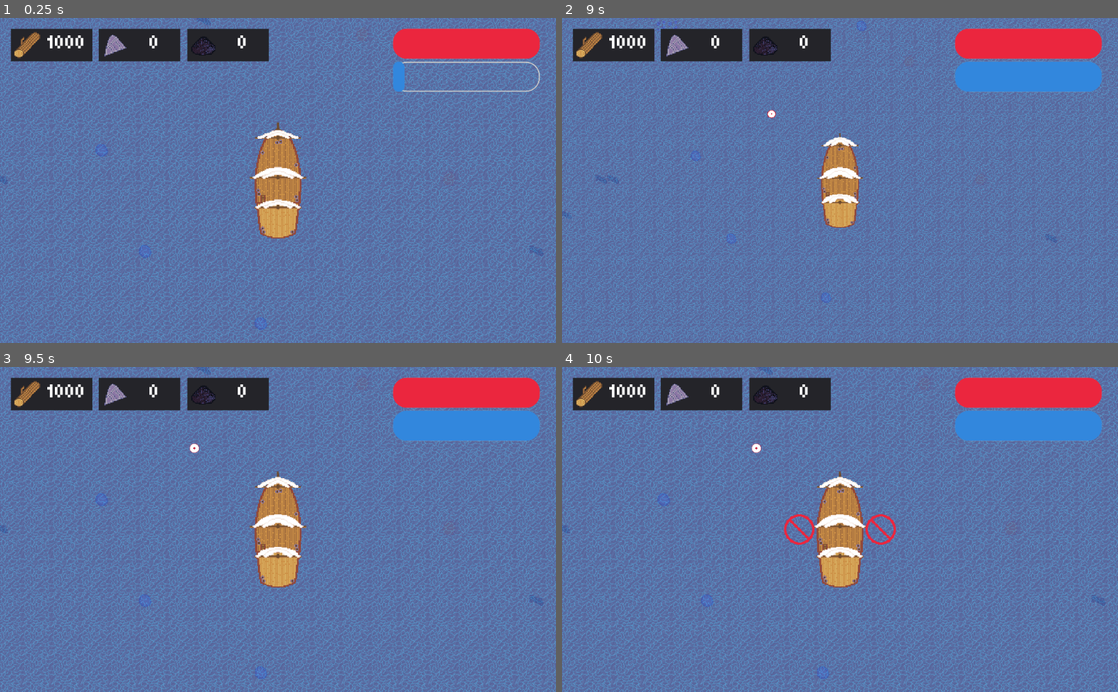
Above: before the commit, frames 1-4 (two rows, left to right).
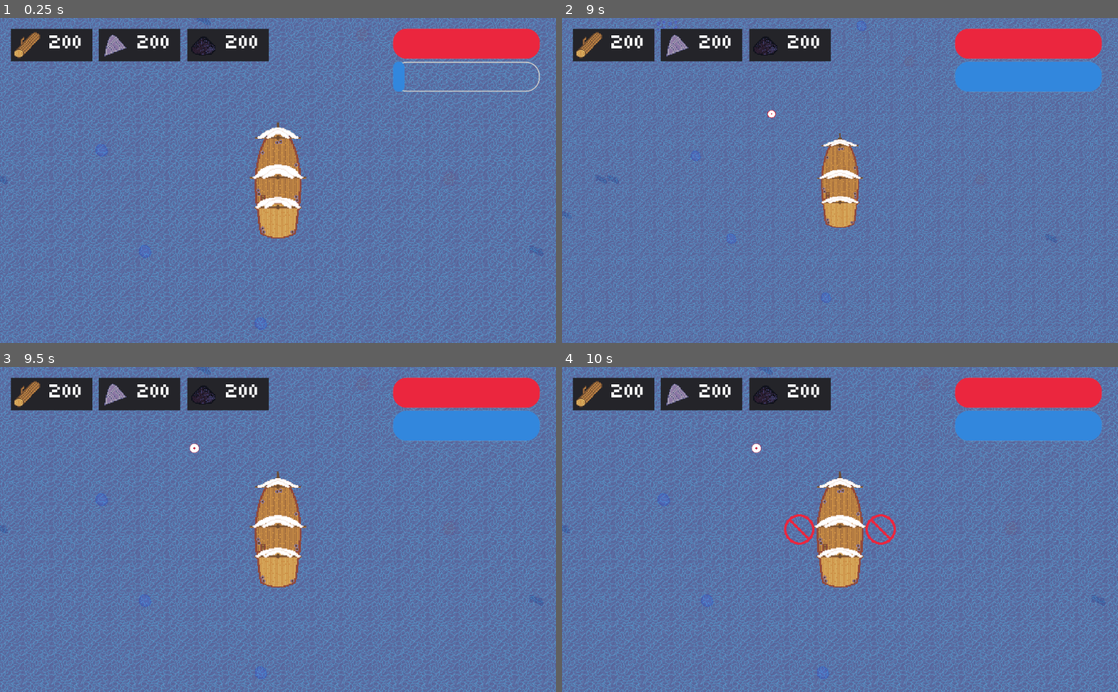
Above: after the commit, the same moments.

Repository: McLovin3/Calderia
Game: Godot game, scene res://MainScene.tscn
Two runs of this game, one before a commit and one after it. Both use one fixed random seed, a clock stepped at 60 frames per second and the inputs below.
Inputs (mouse positions are in pixels of both pictures, inside the frame that each line leads up to):
- Up to frame 1 (0.25 s): no input
- Up to frame 2 (9 s): tap Enter at 0.5, 3.5, 5 s; move the mouse to (962, 164) at 0.52 s; hold D (turn_right) 0.53-1.25 s; hold C (customize) 0.53-1.25 s; click (962, 164) at 0.67 s; tap W (up) at 0.77, 3.02, 4.52, 5.27, 6.02, 7.52, 8.27 s; click (801, 180) at 1.25 s; click (878, 180) at 2 s; tap Space at 2.75, 4.25, 5.75 s; move the mouse to (728, 196) at 2.77 s; hold D (turn_right) 2.78-3.53 s; right-click (728, 196) at 2.85 s; move the mouse to (895, 109) at 3.52 s; hold A (turn_left) 3.53-4.28 s; hold Middle mouse button (fish) 3.53-4.28 s; move the mouse to (812, 245) at 4.27 s; hold D (turn_right) 4.28-5.78 s; click (812, 245) at 4.35 s; move the mouse to (1006, 229) at 5.02 s; hold Z (zoom_out) 5.03-5.78 s; move the mouse to (673, 131) at 5.77 s; hold A (turn_left) 5.78-6.53 s; tap C (customize) at 5.85 s; move the mouse to (867, 180) at 6.52 s; hold D (turn_right) 6.53-7.28 s; right-click (867, 180) at 6.6 s; click (867, 180) at 6.67 s; move the mouse to (756, 99) at 7.27 s; hold A (turn_left) 7.28-8.78 s; tap Middle mouse button (fish) at 7.35 s; move the mouse to (962, 164) at 8.02 s; click (962, 164) at 8.1 s; move the mouse to (728, 196) at 8.77 s; hold D (turn_right) from 8.78 s (still down); tap Z (zoom_out) at 8.85 s; click (728, 196) at 8.92 s
- Up to frame 3 (9.5 s): keep holding D (turn_right); tap W (up) at 9.02 s
- Up to frame 4 (10 s): keep holding D (turn_right); move the mouse to (895, 458) at 9.52 s; hold C (customize) from 9.53 s (still down)

The runs differ from the first frame. In frame 1, 0.8% of the frame differs, in the area x 8-54%, y 5-59%; in frame 2, 0.7%; in frame 3, 0.7%; in frame 4, 0.7%.

Commit message:
Added sail upgrade

Diff:
--- a/Enemies/Scripts/Shark.gd
+++ b/Enemies/Scripts/Shark.gd
@@ -28,30 +28,31 @@
 	_animated_sprite.rotation = rand_range(0, 360)
 
 func _physics_process(delta : float) -> void:
-	var direction := global_position.direction_to(_navigation_agent.get_next_location())
-	var desired_velocity := direction * speed
-	var steering := (desired_velocity - _velocity) * delta
-	_velocity += steering
+	if (is_instance_valid(_player)):
+		var direction := global_position.direction_to(_navigation_agent.get_next_location())
+		var desired_velocity := direction * speed
+		var steering := (desired_velocity - _velocity) * delta
+		_velocity += steering
 
-	if (_getting_knockbacked):
-		_time += delta
-		if (_time >= knockback_time):
-			_getting_knockbacked = false
-		position = _from.linear_interpolate(_to, _time)
+		if (_getting_knockbacked):
+			_time += delta
+			if (_time >= knockback_time):
+				_getting_knockbacked = false
+			position = _from.linear_interpolate(_to, _time)
 
-	elif global_position.distance_to(_player.get_global_position()) < attack_distance:
-		_chasing = true
-		_animated_sprite.rotation = direction.angle()
-		_animated_sprite.play("Emerging")
-		_velocity = move_and_slide(_velocity)
-		_animated_sprite.rotation = _velocity.angle()
+		elif global_position.distance_to(_player.get_global_position()) < attack_distance:
+			_chasing = true
+			_animated_sprite.rotation = direction.angle()
+			_animated_sprite.play("Emerging")
+			_velocity = move_and_slide(_velocity)
+			_animated_sprite.rotation = _velocity.angle()
 
-	elif _chasing :
-		_chasing = false
-		_animated_sprite.play("Emerging", true)
+		elif _chasing :
+			_chasing = false
+			_animated_sprite.play("Emerging", true)
 
 func _on_PathFindingTimer_timeout() -> void:
-	if (_player):
+	if (is_instance_valid(_player)):
 		_navigation_agent.set_target_location(_player.global_position)
 
 func _on_Hitbox_area_entered(area: Area2D) -> void:
--- a/Enemies/Scripts/WaterSnake.gd
+++ b/Enemies/Scripts/WaterSnake.gd
@@ -24,21 +24,22 @@
 	_animated_sprite.rotation = rand_range(0, 360)
 
 func _physics_process(delta : float) -> void:
-	_distance_to_player = global_position.distance_to(_player.get_global_position())
+	if (is_instance_valid(_player)):
+		_distance_to_player = global_position.distance_to(_player.get_global_position())
 
-	if (_distance_to_player < attack_distance):
-		var direction : Vector2 = global_position.direction_to(_navigation_agent.get_next_location())
-		var desired_velocity : Vector2 = direction * speed
-		var steering : Vector2 = (desired_velocity - _velocity) * delta
-		_velocity += steering
+		if (_distance_to_player < attack_distance):
+			var direction : Vector2 = global_position.direction_to(_navigation_agent.get_next_location())
+			var desired_velocity : Vector2 = direction * speed
+			var steering : Vector2 = (desired_velocity - _velocity) * delta
+			_velocity += steering
 
-		_animated_sprite.rotation = direction.angle()
+			_animated_sprite.rotation = direction.angle()
 
-		if (_distance_to_player > shoot_distance):
-			_velocity = move_and_slide(_velocity)
+			if (_distance_to_player > shoot_distance):
+				_velocity = move_and_slide(_velocity)
 
 func _on_PathFindingTimer_timeout() -> void:
-	if (_player):
+	if (is_instance_valid(_player)):
 		_navigation_agent.set_target_location(_player.global_position)
 
 func _on_Hitbox_area_entered(area: Area2D) -> void:
--- a/GameManager/CustomizationMenu.tscn
+++ b/GameManager/CustomizationMenu.tscn
@@ -110,4 +110,7 @@
 theme = SubResource( 4 )
 window_title = "Pas assez!"
 
+[connection signal="item_selected" from="LeftItem" to="." method="_on_LeftItem_item_selected"]
 [connection signal="tween_all_completed" from="LeftItem/Tween" to="." method="_on_Tween_tween_all_completed"]
+[connection signal="item_selected" from="RightItem" to="." method="_on_RightItem_item_selected"]
+[connection signal="confirmed" from="ConfirmationDialog" to="." method="_on_ConfirmationDialog_confirmed"]
--- a/GameManager/GameManager.tscn
+++ b/GameManager/GameManager.tscn
@@ -14,9 +14,6 @@
 autostart = true
 
 [node name="CustomizationMenu" parent="." instance=ExtResource( 5 )]
-tween_duration = 0.2
-sail_turn_multiplier_additive = 0.5
-tween_final_position = Vector2( 75, 0 )
 
 [node name="HUD" parent="." instance=ExtResource( 2 )]
 
--- a/GameManager/Scripts/CustomizationMenu.gd
+++ b/GameManager/Scripts/CustomizationMenu.gd
@@ -2,7 +2,7 @@
 class_name CustomizationMenu
 
 export var tween_duration : float = 0.2
-export var sail_turn_multiplier_additive : float = 0.5
+export var sail_turn_multiplier_additive : float = 1.5
 export var tween_final_position : Vector2 = Vector2(75, 0)
 
 var player : PlayerShip
@@ -16,6 +16,8 @@
 onready var _dialog : ConfirmationDialog = $ConfirmationDialog
 onready var _alert_dialog : AcceptDialog = $AlertDialog
 
+var _left_tool : PackedScene
+var _right_tool : PackedScene
 var _inventory_open : bool = false
 var _last_selected_item : Dictionary
 
@@ -67,15 +69,28 @@
 		_left_button.visible = false
 		_right_button.visible = false
 
+	player.turn_multiplier = 1
+
+
+	if (_right_tool == _sail):
+		player.turn_multiplier += sail_turn_multiplier_additive
+
+	if (_left_tool == _sail):
+		player.turn_multiplier += sail_turn_multiplier_additive
+
 func _select_item(is_right: bool, index: int) -> void:
 	var tools = GameManager.get_tools()
-	player.turn_multiplier = 1
 	_last_selected_item.is_right = is_right
 	_last_selected_item.index = index
 
 	if player:
 		if index == 0:
-			player.clear_right_tool() if is_right else player.clear_left_tool()
+			if is_right:
+				player.clear_right_tool()
+				_right_tool = null
+			else:
+				player.clear_left_tool()
+				_left_tool = null
 		elif index == 1:
 			if not tools.cannon.unlocked:
 				_left_button.selected = 0
@@ -88,7 +103,12 @@
 				_right_button.selected = 0
 				_dialog.popup()
 			else:
-				player.set_right_tool(_cannon) if is_right else player.set_left_tool(_cannon)
+				if is_right:
+					player.set_right_tool(_cannon)
+					_right_tool = _cannon
+				else:
+					player.set_left_tool(_cannon)
+					_left_tool = _cannon
 		elif index == 2:
 			if not tools.sail.unlocked:
 				_left_button.selected = 0
@@ -103,10 +123,10 @@
 			else:
 				if is_right:
 					player.set_right_tool(_sail)
-					player.turn_multiplier += sail_turn_multiplier_additive
+					_right_tool = _sail
 				elif not is_right:
 					player.set_left_tool(_sail)
-					player.turn_multiplier += sail_turn_multiplier_additive
+					_left_tool = _sail
 
 func _on_LeftItem_item_selected(index: int) -> void:
 	_select_item(false, index)
--- a/GameManager/Scripts/GameManager.gd
+++ b/GameManager/Scripts/GameManager.gd
@@ -34,7 +34,9 @@
 
 func _ready() -> void:
 	_load_game()
-	add_wood(1000)
+	add_wood(200)
+	add_stone(200)
+	add_gunpowder(200)
 
 
 func _load_game() -> void:
--- a/PlayerShip/PlayerShip.tscn
+++ b/PlayerShip/PlayerShip.tscn
@@ -43,6 +43,7 @@
 [node name="AnimatedSprite" type="AnimatedSprite" parent="."]
 frames = SubResource( 7 )
 animation = "idle"
+frame = 3
 playing = true
 
 [node name="HitBox" type="Area2D" parent="."]
--- a/PlayerShip/Scripts/PlayerShip.gd
+++ b/PlayerShip/Scripts/PlayerShip.gd
@@ -125,5 +125,9 @@
 	clear_left_tool()
 	_left_tool = toolScene.instance()
 	add_child(_left_tool)
-	_left_tool.rotation_degrees = -180
+	if (_left_tool.is_class("Sprite")):
+		_left_tool.set_flip_h(true)
+		move_child(_left_tool, 0)
+	else:
+		_left_tool.rotation_degrees = -180
 	_left_tool.position = tool_position * Vector2(-1, 1)
--- a/Upgrades/Sail.tscn
+++ b/Upgrades/Sail.tscn
@@ -3,5 +3,4 @@
 [ext_resource path="res://Upgrades/Sprites/SailUpgrade.png" type="Texture" id=1]
 
 [node name="Sprite" type="Sprite"]
-position = Vector2( 6, 0 )
 texture = ExtResource( 1 )
Binary file changed: AsepriteSourceFiles/SailUpgrade.aseprite
Binary file added: Upgrades/Sprites/ArmorUpgrade.aseprite
Binary file added: Upgrades/Sprites/ArmorUpgrade.png
Not shown, added: Upgrades/Sprites/ArmorUpgrade.png.import
Binary file added: Upgrades/Sprites/ArmorUpgradeIcon.aseprite
Binary file added: Upgrades/Sprites/ArmorUpgradeIcon.png
Not shown, added: Upgrades/Sprites/ArmorUpgradeIcon.png.import
Binary file added: Upgrades/Sprites/ArmorUpgradeIconFlipped.aseprite
Binary file added: Upgrades/Sprites/ArmorUpgradeIconFlipped.png
Not shown, added: Upgrades/Sprites/ArmorUpgradeIconFlipped.png.import
Binary file added: Upgrades/Sprites/PaddleUpgrade.aseprite
Binary file added: Upgrades/Sprites/PaddleUpgrade.png
(and 8 more such lines)
